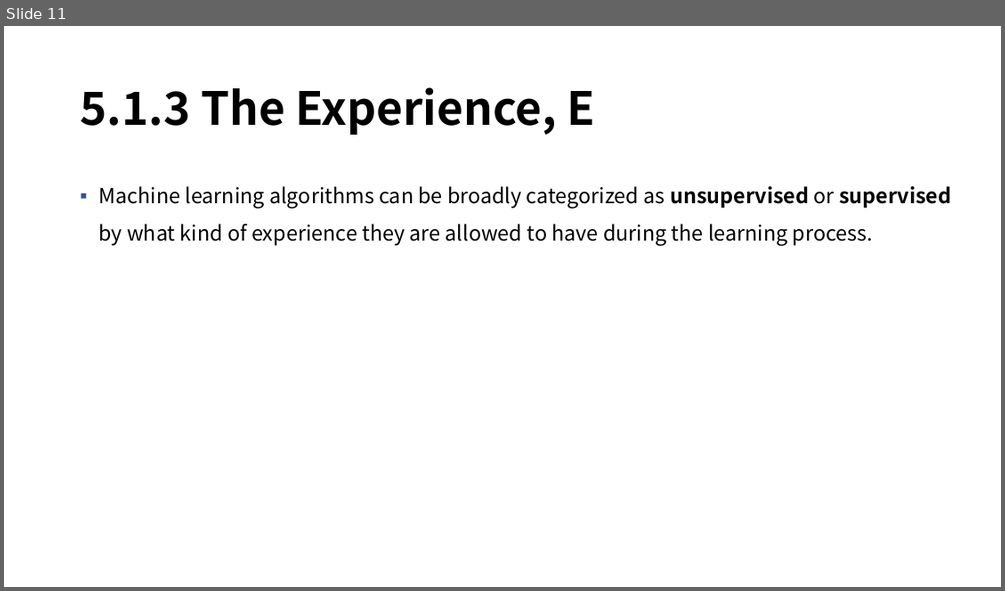
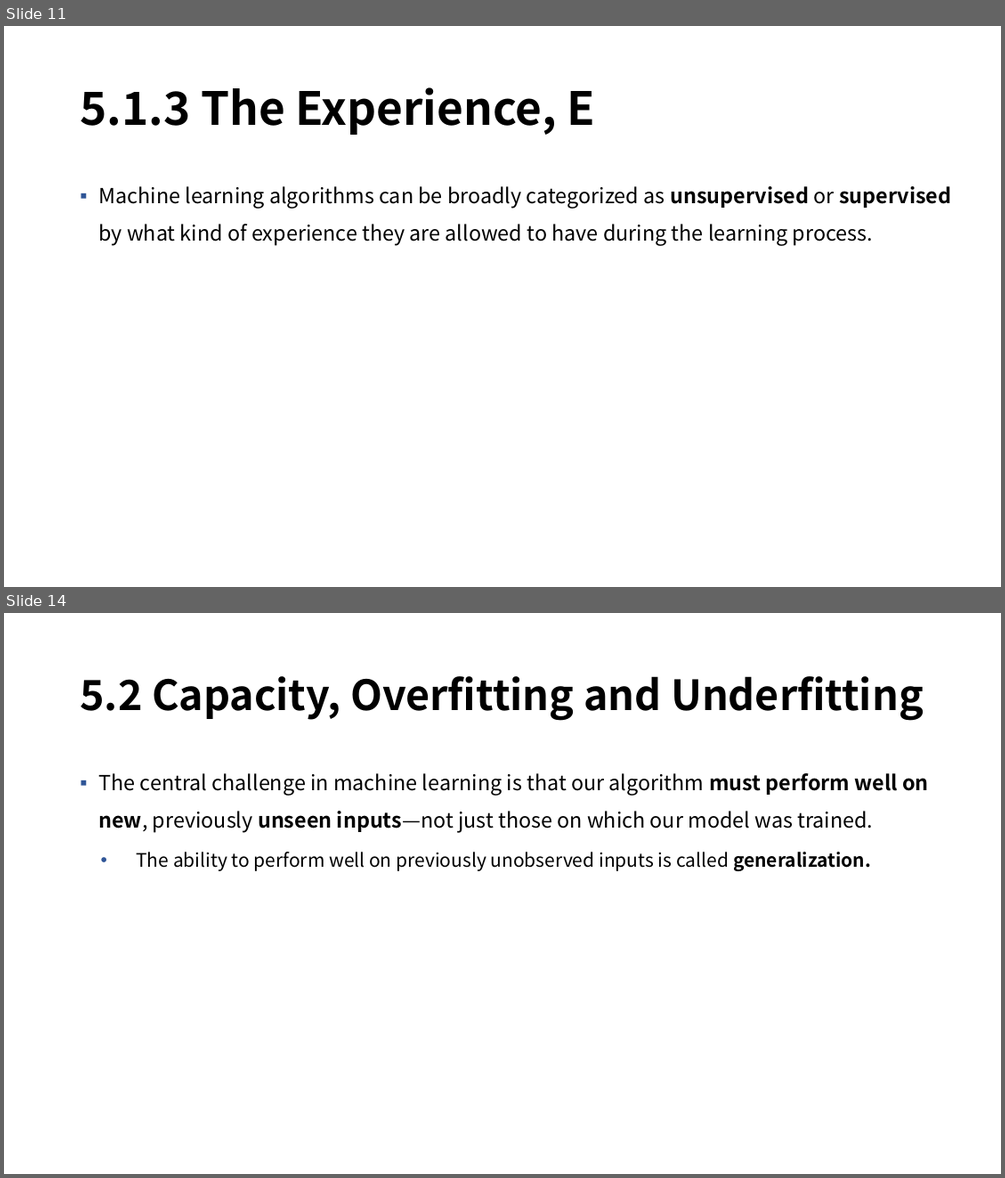
Before and after one commit to mmvv11/GraduateStudies, a slide deck: DeepLearningStudy/5-1. Machine Learning Basics, 230210, 정지운.pptx. Shown one above the other, each under a label of ours: slide 11 before the commit, slides 11 and 14 after it; the slides between them are not shown. The pictures are 1005x591 and 1005x1178 pixels, drawn with LibreOffice and Linux fonts; fonts in the diff are those of the drawing; background and template pictures are left out. Boxes give left, top, right and bottom in pixels: in the first picture for what was removed or moved away, otherwise in the second. Text is boxed around its words. In the diff, an @@ line names an element or a change of style, - is before the commit and + after.

```diff
--- a/DeepLearningStudy/5-1. Machine Learning Basics, 230210, 정지운.pptx
+++ b/DeepLearningStudy/5-1. Machine Learning Basics, 230210, 정지운.pptx
@@ slide 14 added at box(4, 613, 1001, 1174), background picture (left out) @@
@@ title added at box(80, 676, 923, 721), 40 pt, text #000000, bold @@
+5.2 Capacity, Overfitting and Underfitting
@@ text added at box(98, 773, 929, 871), 20 pt, text #000000 @@
+▪ The central challenge in machine learning is that our algorithm must perform well on new, previously unseen inputs—not just those on which our model was trained.
+  • The ability to perform well on previously unobserved inputs is called generalization.
```
Also in this commit, not shown: 1 slide changed, 10 other slides added.
